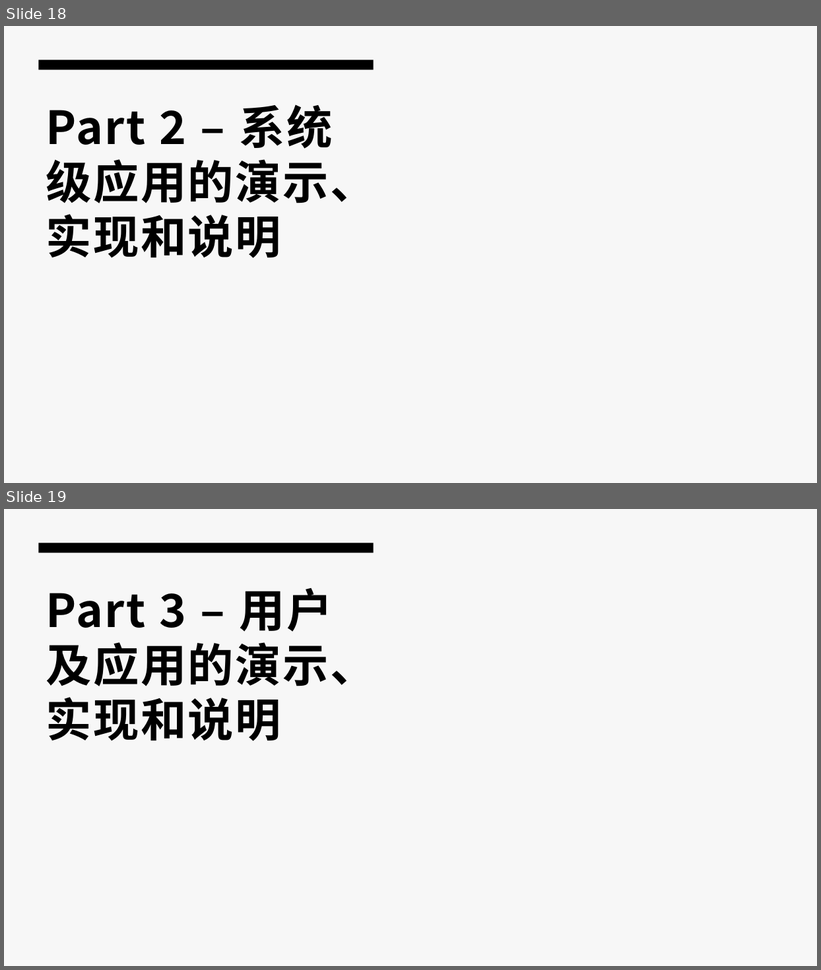
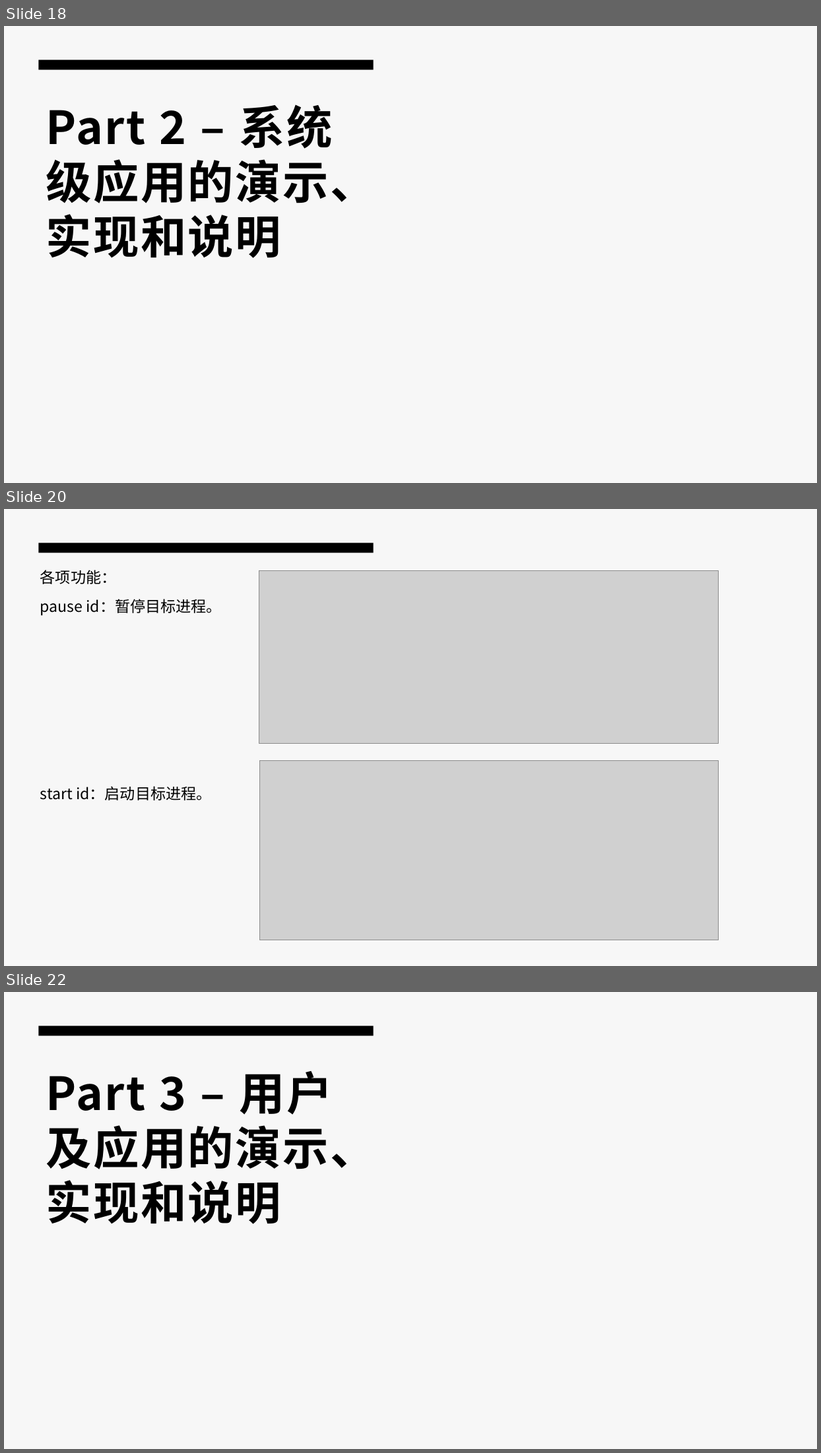
Before and after one commit to Crestina2001/OS_design, a slide deck: 19组/unknownOS - 2021年操作系统课程设计演示.pptx. Shown one above the other, each under a label of ours: slides 18 and 19 before the commit, slides 18, 20 and 22 after it; the slides between them are not shown. The pictures are 821x970 and 821x1453 pixels, drawn with LibreOffice and Linux fonts; fonts in the diff are those of the drawing; grey boxes stand for pictures. Boxes give left, top, right and bottom in pixels: in the first picture for what was removed or moved away, otherwise in the second. Text is boxed around its words. In the diff, an @@ line names an element or a change of style, - is before the commit and + after.

```diff
--- a/19组/unknownOS - 2021年操作系统课程设计演示.pptx
+++ b/19组/unknownOS - 2021年操作系统课程设计演示.pptx
@@ slide 20 added at (x1=4, y1=509, x2=817, y2=966), background #F7F7F7; not listed: 1 template element that a slide beside it also shows @@
@@ text added at (x1=40, y1=570, x2=116, y2=584), 18 pt, text #000000 @@
+各项功能：
@@ picture added at (x1=259, y1=571, x2=718, y2=744) @@
@@ text added at (x1=40, y1=599, x2=222, y2=616), 18 pt, text #000000 @@
+pause id：暂停目标进程。
@@ picture added at (x1=259, y1=761, x2=718, y2=940) @@
@@ text added at (x1=40, y1=786, x2=212, y2=801), 18 pt, text #000000 @@
+start id：启动目标进程。
@@ what was slide 19 is now slide 22 @@
```
Also in this commit, not shown: 4 other slides added.
